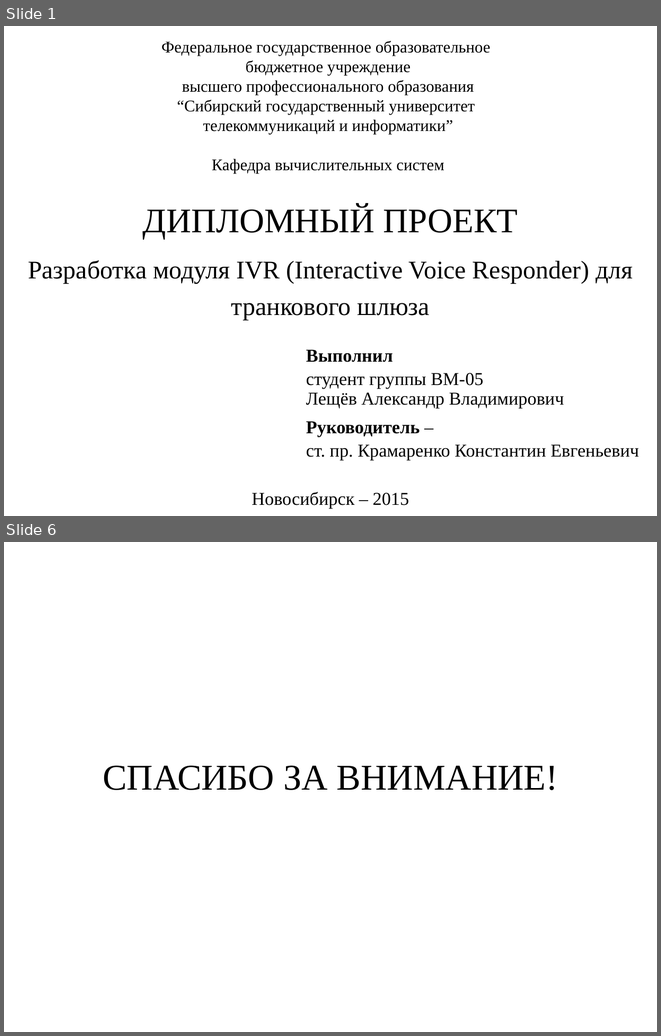
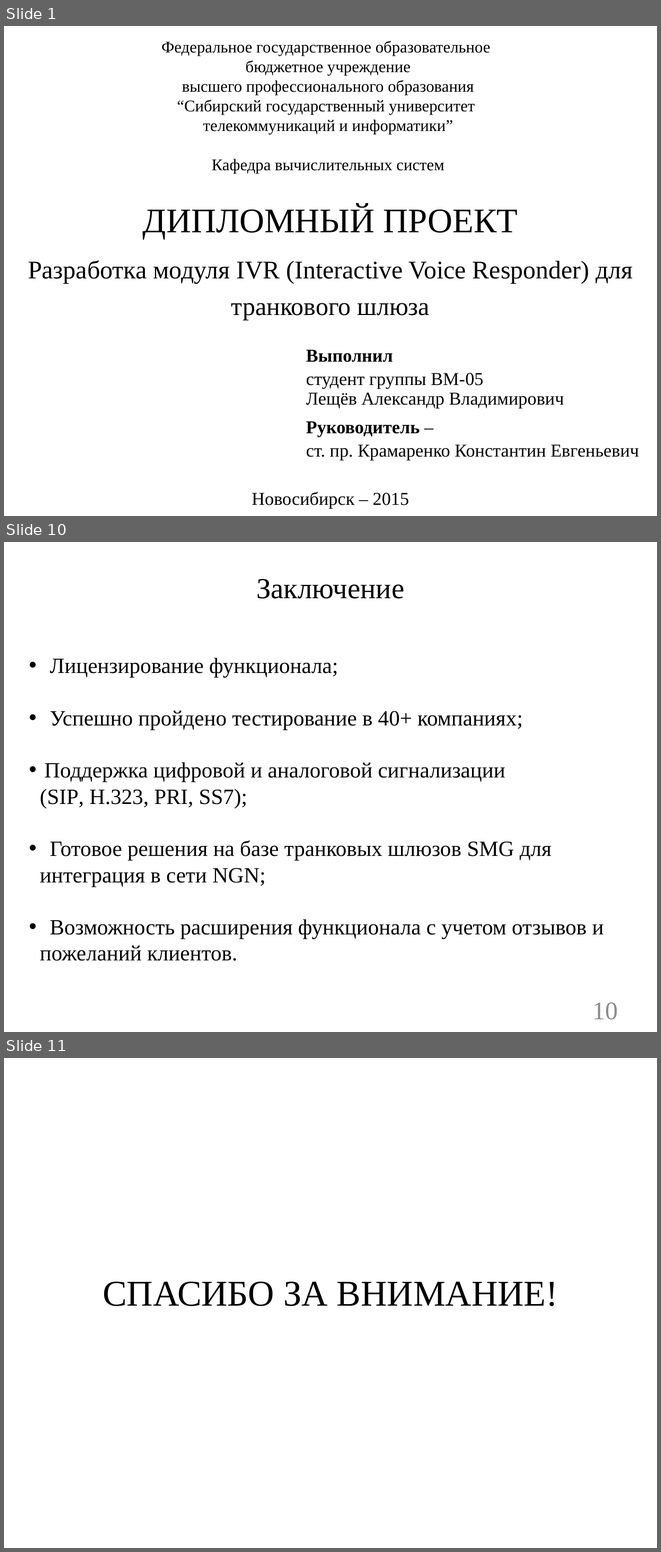
Before and after one commit to ALeschev/tunel, a slide deck: sibsutis/2015/dpl/diploma_submission/diploma_submission_pptx.pptx. Shown one above the other, each under a label of ours: slides 1 and 6 before the commit, slides 1, 10 and 11 after it; the slides between them are not shown. The pictures are 661x1036 and 661x1552 pixels, drawn with LibreOffice and Linux fonts; fonts in the diff are those of the drawing; background and template pictures are left out. Boxes give left, top, right and bottom in pixels: in the first picture for what was removed or moved away, otherwise in the second. Text is boxed around its words. In the diff, an @@ line names an element or a change of style, - is before the commit and + after.

```diff
--- a/sibsutis/2015/dpl/diploma_submission/diploma_submission_pptx.pptx
+++ b/sibsutis/2015/dpl/diploma_submission/diploma_submission_pptx.pptx
@@ slide 10 added at [4, 542, 657, 1032], background #FFFFFF @@
@@ title added at [256, 579, 404, 599], 32 pt, text #000000 @@
+Заключение
@@ text added at [40, 658, 604, 961], 24 pt, text #000000 @@
+• Лицензирование функционала;
+• Успешно пройдено тестирование в 40+ компаниях;
+• Поддержка цифровой и аналоговой сигнализации
+(SIP, H.323, PRI, SS7);
+• Готовое решения на базе транковых шлюзов SMG для
+интеграция в сети NGN;
+• Возможность расширения функционала с учетом отзывов и
+пожеланий клиентов.
@@ page number added at [592, 1002, 618, 1020], 28 pt, text #8C8C8C @@
+10
@@ what was slide 6 is now slide 11 @@
```
Also in this commit, not shown: 2 slides changed, 6 other slides added, 2 slides removed, 24 other files.
